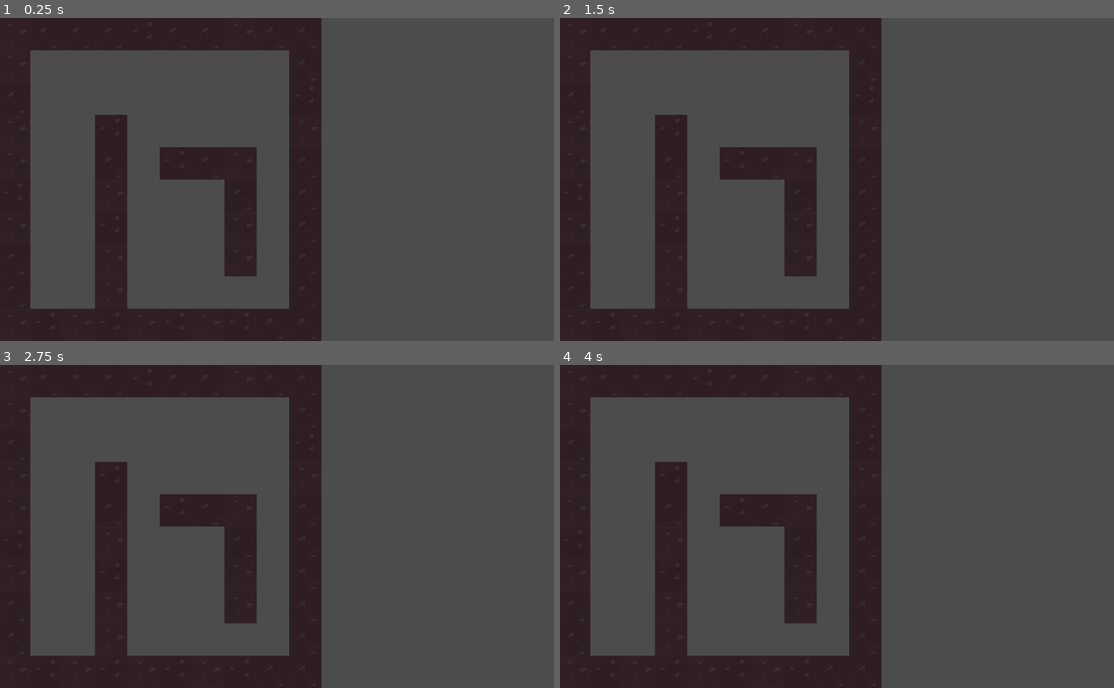
Above: before the commit, frames 1-4 (two rows, left to right).
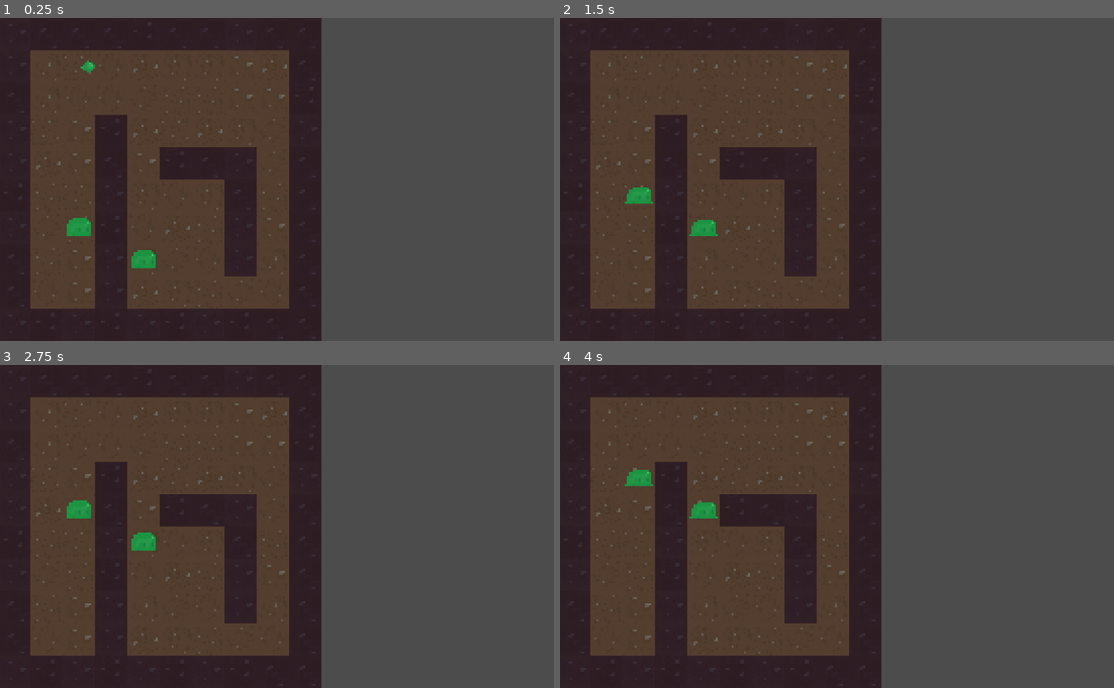
Above: after the commit, the same moments.

Repository: TuoLiYinLi/MonsterSmelter
Game: Godot game, scene res://test_3.tscn
Same seed, same stepped clock (60 frames per second), same inputs: the game is played once before the commit and once after it.
Inputs:
- Up to frame 1 (0.25 s): no input
- Up to frame 2 (1.5 s): tap Enter at 0.5 s
- Up to frame 3 (2.75 s): tap Space at 2 s
- Up to frame 4 (4 s): tap Enter at 2.75 s; tap Space at 3.5 s

The runs differ from the first frame. In frame 1, 30% of the frame differs, in the area x 5-53%, y 10-90%; in frame 2, 30%; in frame 3, 30%; in frame 4, 30%.
Error before the commit: Invalid get index 'battle_entity' (on base: 'Node2D (G.gd)'). (res://test_3.gd:25)

Commit message:
Update test_3.gd
使用新的系统生成游戏对象

Diff:
--- a/test_3.gd
+++ b/test_3.gd
@@ -22,25 +22,9 @@
 	for i in range(4,8):
 		G.spawn_manager.spawn_building_dirt_wall(7,i,randi()%3)
 
-	var m1 = G.battle_entity.instance()
-	add_child(m1)
-	m1.teleport_to(gm.get_grid_at(5,8))
-	m1.description = "p1"
 
-	var w1 = G.weapon.instance()
-	m1.get_node("weapon_pivot").add_child(w1)
-
-	var m2 = G.battle_entity.instance()
-	add_child(m2)
-	m2.teleport_to(gm.get_grid_at(1,6))
-	m2.description = "p2"
-
-
-#	m2.moving_cd = 0.5
-
-	var w2 = G.weapon.instance()
-	m2.get_node("weapon_pivot").add_child(w2)
-
+	var m1 = G.spawn_manager.spawn_battle_entity_slime(2,7)
+	var m2 = G.spawn_manager.spawn_battle_entity_slime(4,8)
 
 	m1.attack_target = m2
 	m2.attack_target = m1
@@ -50,4 +34,4 @@
 			G.spawn_manager.spawn_ground_dirt(i,j,randi()%8)
 
 
-	G.spawn_manager.spawn_projectile_little_slime_ball(1,1,Projectile.DIRECTION.RIGHT)
+	G.spawn_manager.spawn_projectile_little_slime_ball(1,1,G.DIRECTION.RIGHT)
